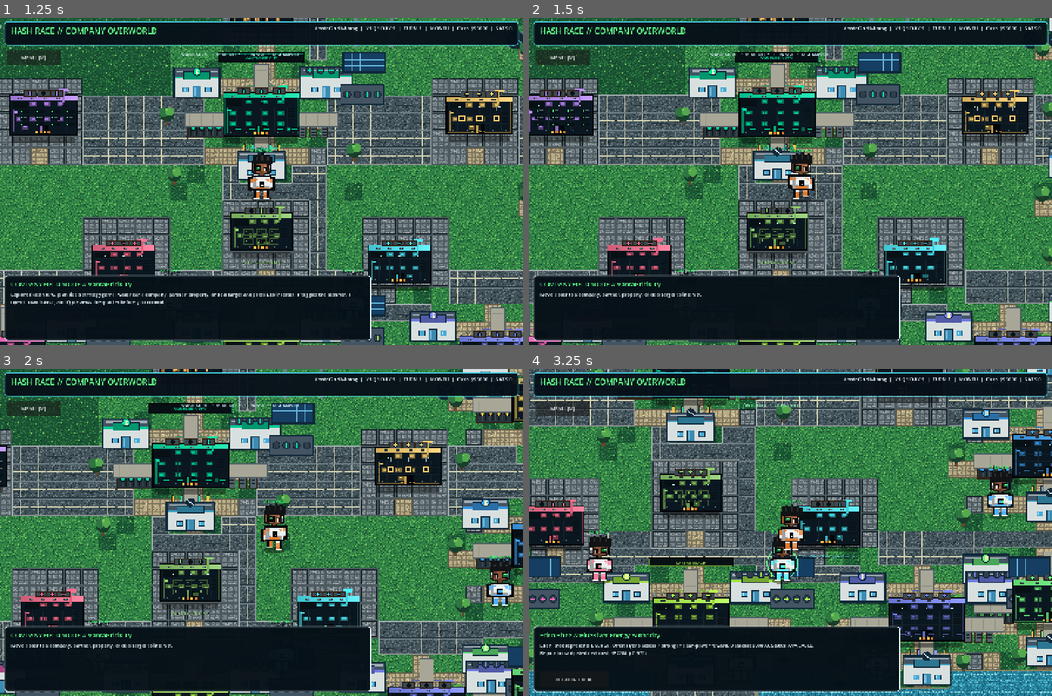
Above: before the commit, frames 1-4 (two rows, left to right).
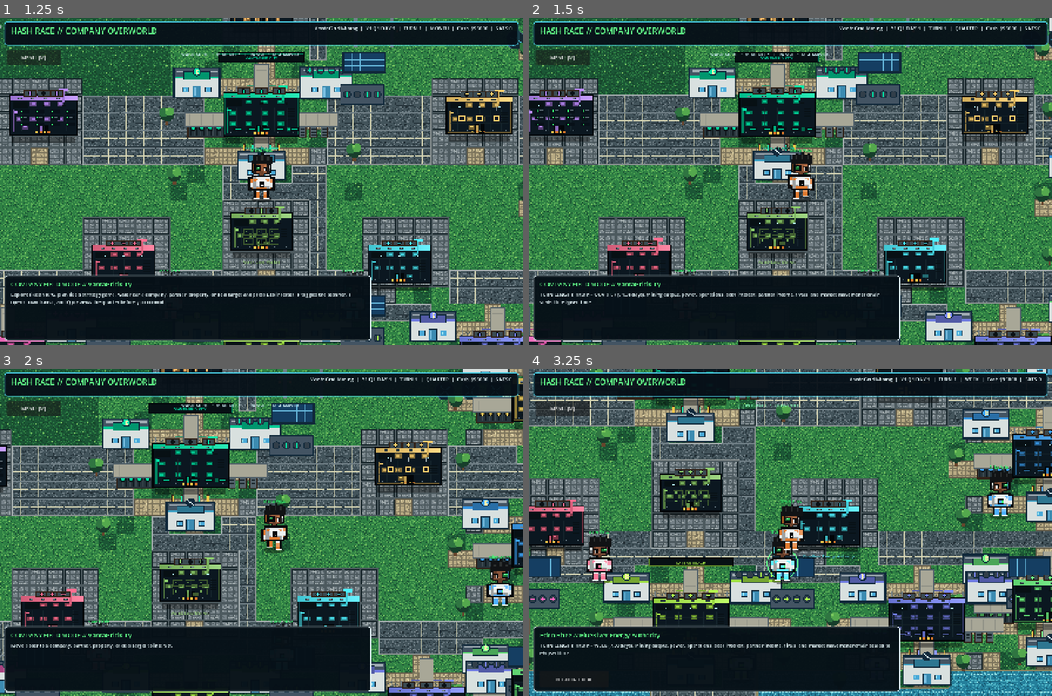
Above: after the commit, the same moments.

Repository: 1freetech/HashRace
Game: Godot game, scene res://scenes/campaign_setup.tscn
Same seed, same stepped clock (60 frames per second), same inputs: the game is played once before the commit and once after it.
Inputs (mouse positions are in pixels of both pictures, inside the frame that each line leads up to):
- Up to frame 1 (1.25 s): click "START MINING RACE" at 0.5 s
- Up to frame 2 (1.5 s): tap Enter at 1.25 s; move the mouse to (905, 165) at 1.27 s; hold D from 1.28 s (still down); tap C at 1.35 s; click (905, 165) at 1.42 s
- Up to frame 3 (2 s): keep holding D; tap Space at 1.52 s
- Up to frame 4 (3.25 s): move the mouse to (685, 548) at 2.02 s; release D at 2.03 s; hold S 2.03-2.78 s; tap C at 2.1, 3.05 s; tap Space at 2.27 s; move the mouse to (842, 460) at 2.77 s; hold D from 2.78 s (still down); tap E at 2.85 s

Frame 1 is identical in both runs. In frame 2, 0.8% of the frame differs, in the area x 2-98%, y 2-88%; in frame 3, 0.2%; in frame 4, 0.9%.

Commit message:
Add a fast turn-length keyboard control. Players can now press C to cycle between day, week, month, and quarter turns without moving the mouse away from the mining strategy screen, and changing the turn length still safely cancels any old settlement preview so an outdated financial projection cannot be confirmed.

Diff:
--- a/Godot/scripts/world_time_scale.gd
+++ b/Godot/scripts/world_time_scale.gd
@@ -43,6 +43,15 @@
     layer.add_child(turn_scale_button)
     _refresh_turn_scale_button()
 
+func _unhandled_input(event: InputEvent) -> void:
+    if event is InputEventKey:
+        var key_event: InputEventKey = event as InputEventKey
+        if key_event.pressed and not key_event.echo and key_event.keycode == KEY_C:
+            _cycle_turn_length()
+            get_viewport().set_input_as_handled()
+            return
+    super._unhandled_input(event)
+
 func _cycle_turn_length() -> void:
     if live_quarter_confirmation_pending:
         _invalidate_quarter_preview("Turn preview cancelled because the turn length changed.")
@@ -57,7 +66,7 @@
 
 func _refresh_turn_scale_button() -> void:
     if is_instance_valid(turn_scale_button):
-        turn_scale_button.text = "TURN LENGTH: %s  [CHANGE]" % turn_length_name()
+        turn_scale_button.text = "TURN LENGTH: %s  [C]" % turn_length_name()
     if is_instance_valid(quarter_button) and not live_quarter_confirmation_pending and not campaign_complete:
         quarter_button.text = "END %s TURN" % turn_length_name()
 
